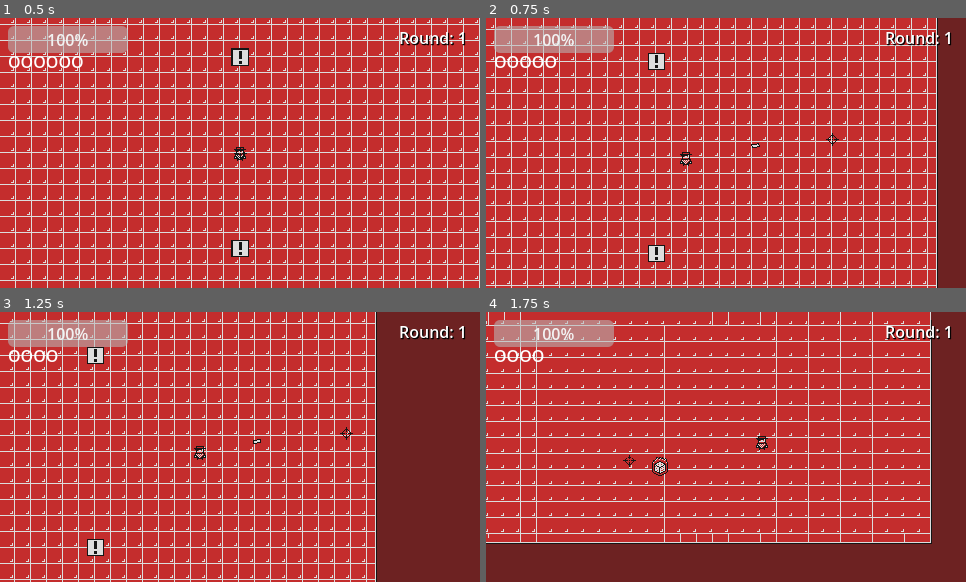
Above: before the commit, frames 1-4 (two rows, left to right).
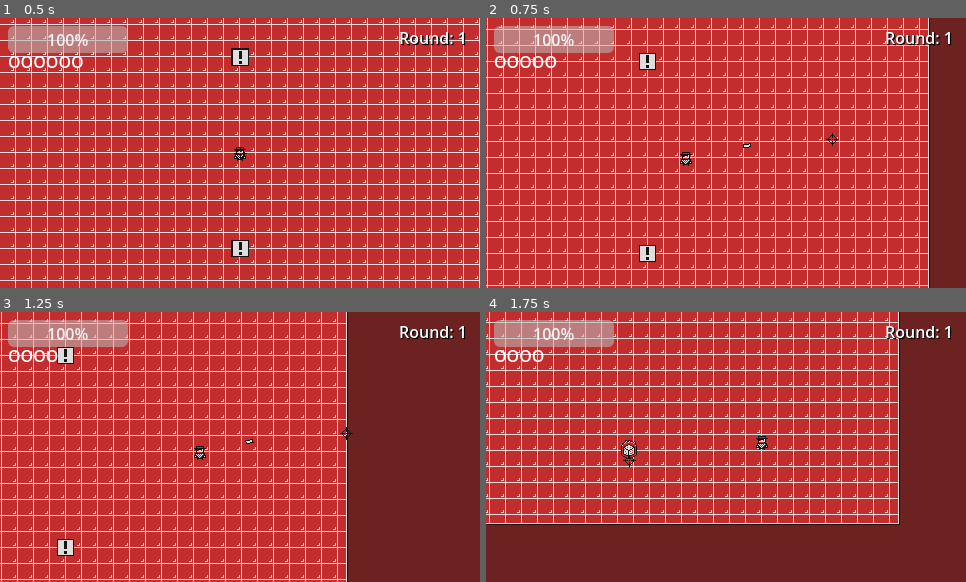
Above: after the commit, the same moments.

Repository: saffron247/lnd-casino
Game: Godot game, scene res://scenes/screens/screen_master.tscn
The game is run twice, just before and just after one commit, with the same random seed, the same clock (stepped at 60 frames per second) and the same inputs.
Inputs (mouse positions are in pixels of both pictures, inside the frame that each line leads up to):
- Up to frame 1 (0.5 s): no input
- Up to frame 2 (0.75 s): tap Enter at 0.5 s; move the mouse to (831, 139) at 0.52 s; press the mouse at (831, 139) at 0.53 s; hold D (right) from 0.53 s (still down)
- Up to frame 3 (1.25 s): keep holding D (right)
- Up to frame 4 (1.75 s): move the mouse to (630, 460) at 1.27 s; release D (right) at 1.28 s; release the mouse at (630, 460) at 1.28 s; hold S (down) from 1.28 s (still down); click (630, 460) at 1.35 s

Frame 1 is identical in both runs. In frame 2, 17% of the frame differs, in the area x 0-95%, y 0-100%; in frame 3, 18%; in frame 4, 27%, in the area x 0-93%, y 0-86%.

Commit message:
chip structure and code, examples

Diff:
--- a/project.godot
+++ b/project.godot
@@ -35,11 +35,13 @@
 "res://assets/gui/": "green",
 "res://assets/tilesets/": "pink",
 "res://scenes/": "teal",
+"res://scenes/chips/": "orange",
 "res://scenes/entities/": "yellow",
 "res://scenes/gui/": "green",
 "res://scenes/rounds/": "blue",
 "res://scenes/screens/": "purple",
 "res://scripts/": "blue",
+"res://scripts/chips/": "orange",
 "res://scripts/entities/": "yellow",
 "res://scripts/gui/": "green",
 "res://scripts/rounds/": "blue",
--- /dev/null
+++ b/scenes/chips/chip.tscn
@@ -0,0 +1,6 @@
+[gd_scene format=3 uid="uid://478yoiv1ym4v"]
+
+[ext_resource type="Script" uid="uid://dylnm0le3vbix" path="res://scripts/chips/chip.gd" id="1_pg7l1"]
+
+[node name="Chip" type="Node2D" unique_id=1764459190]
+script = ExtResource("1_pg7l1")
--- /dev/null
+++ b/scenes/chips/chip_damage_up.tscn
@@ -0,0 +1,7 @@
+[gd_scene format=3 uid="uid://db1i8x24gwlyb"]
+
+[ext_resource type="PackedScene" uid="uid://478yoiv1ym4v" path="res://scenes/chips/chip.tscn" id="1_du1fb"]
+[ext_resource type="Script" uid="uid://bf16qblp1bnb6" path="res://scripts/chips/chip_damage_up.gd" id="2_4golu"]
+
+[node name="ChipDamageUp" unique_id=1764459190 instance=ExtResource("1_du1fb")]
+script = ExtResource("2_4golu")
--- /dev/null
+++ b/scenes/chips/chip_fire_rate_up.tscn
@@ -0,0 +1,7 @@
+[gd_scene format=3 uid="uid://b2o4gvgtc7vmh"]
+
+[ext_resource type="PackedScene" uid="uid://478yoiv1ym4v" path="res://scenes/chips/chip.tscn" id="1_a6d4a"]
+[ext_resource type="Script" uid="uid://dnxlk8mah431f" path="res://scripts/chips/chip_fire_rate_up.gd" id="2_h5mby"]
+
+[node name="ChipFireRateUp" unique_id=1764459190 instance=ExtResource("1_a6d4a")]
+script = ExtResource("2_h5mby")
--- /dev/null
+++ b/scenes/chips/chip_speed_up.tscn
@@ -0,0 +1,7 @@
+[gd_scene format=3 uid="uid://s2x4efby21b1"]
+
+[ext_resource type="PackedScene" uid="uid://478yoiv1ym4v" path="res://scenes/chips/chip.tscn" id="1_0utlf"]
+[ext_resource type="Script" uid="uid://duxpu2bp4ng77" path="res://scripts/chips/chip_speed_up.gd" id="2_7de3f"]
+
+[node name="ChipSpeedUp" unique_id=1764459190 instance=ExtResource("1_0utlf")]
+script = ExtResource("2_7de3f")
--- a/scenes/entities/player.tscn
+++ b/scenes/entities/player.tscn
@@ -46,6 +46,8 @@
 wait_time = 0.2
 one_shot = true
 
+[node name="ActiveChipStack" type="Node2D" parent="." unique_id=1438909640]
+
 [connection signal="area_entered" from="HitArea" to="." method="_on_hit_area_area_entered"]
 [connection signal="timeout" from="ShootTimer" to="." method="_on_shoot_timer_timeout"]
 [connection signal="timeout" from="ReloadTimer" to="." method="_on_reload_timer_timeout"]
--- /dev/null
+++ b/scripts/chips/chip.gd
@@ -0,0 +1,18 @@
+extends Node2D
+class_name Chip
+
+
+var player : Player
+var parent : Node2D
+
+
+@export var full_texture : Texture
+@export var stack_texture : Texture
+
+
+func _ready() -> void:
+	parent = get_parent()
+
+
+func on_removal() -> void:
+	pass
--- /dev/null
+++ b/scripts/chips/chip_damage_up.gd
@@ -0,0 +1,11 @@
+extends Chip
+
+
+func _ready() -> void:
+	super()
+
+	player.damage_multiplier += 0.2
+
+
+func on_removal() -> void:
+	player.damage_multiplier -= 0.2
--- /dev/null
+++ b/scripts/chips/chip_fire_rate_up.gd
@@ -0,0 +1,11 @@
+extends Chip
+
+
+func _ready() -> void:
+	super()
+
+	player.fire_rate_multiplier += 0.2
+
+
+func on_removal() -> void:
+	player.fire_rate_multiplier -= 0.2
--- /dev/null
+++ b/scripts/chips/chip_speed_up.gd
@@ -0,0 +1,11 @@
+extends Chip
+
+
+func _ready() -> void:
+	super()
+
+	player.speed_multiplier += 0.2
+
+
+func on_removal() -> void:
+	player.speed_multiplier -= 0.2
--- a/scripts/entities/player.gd
+++ b/scripts/entities/player.gd
@@ -18,18 +18,31 @@
 }
 
 
+# CONSTANTS
+const TIME_BETWEEN_SHOTS = 0.5
+const BASE_SPEED = 120
+
+
 # PRELOADED SCENES
 const BulletScn = preload("res://scenes/entities/player_bullet.tscn")
 
 
 # VARIABLES
 var state := State.FREE  ## Current state.
-var base_speed = 150  ## Base movement speed.
+
 var max_health = 10  ## Maximum health.
 var health = max_health  ## Current health.
 var is_invincible = false  ## True if the player can't take damage.
 var max_ammo = 6  ## Maximum ammo.
 var ammo = max_ammo  ## Current ammo.
+
+var damage_multiplier = 1
+var fire_rate_multiplier = 1
+var speed_multiplier = 1
+
+var chip_stack := []
+var max_chips := 3
+
 @onready var screen_size := get_viewport_rect().size  ## Screen size.
 
 
@@ -40,6 +53,11 @@
 
 	health_updated.emit(max_health, max_health)
 	ammo_updated.emit(max_ammo)
+
+	var ChipSpeedScn = load("res://scenes/chips/chip_speed_up.tscn") # TEMP
+	for i in range(0, 3): # TEMP
+		var chip_speed_up = ChipSpeedScn.instantiate(); # TEMP
+		add_chip_to_stack(chip_speed_up) # TEMP
 
 
 ## Triggers on screen resize; ensures attacks are directed correctly.
@@ -62,7 +80,7 @@
 		shoot()
 
 	var input_direction = Input.get_vector("left", "right", "up", "down")
-	velocity = input_direction * base_speed
+	velocity = input_direction.normalized() * (BASE_SPEED * speed_multiplier)
 	move_and_slide()
 
 
@@ -74,7 +92,7 @@
 
 	match new_state:
 		State.SHOOT:
-			$ShootTimer.start()
+			$ShootTimer.start(TIME_BETWEEN_SHOTS / fire_rate_multiplier)
 		State.RELOAD:
 			$ReloadTimer.start()
 
@@ -91,6 +109,7 @@
 	var bullet := BulletScn.instantiate()
 	bullet.direction = attack_direction
 	bullet.position = position + (attack_direction * 10.0)
+	bullet.damage *= damage_multiplier
 	add_sibling(bullet)
 
 	ammo -= 1
@@ -102,6 +121,13 @@
 	ammo = max_ammo
 	ammo_updated.emit(ammo)
 	update_state(State.FREE)
+
+
+# CHIP MANAGEMENT METHODS
+func add_chip_to_stack(chip: Chip):
+	chip.player = self
+	chip_stack.push_front(chip)
+	$ActiveChipStack.add_child(chip) # TEMP
 
 
 # SIGNALS
Not shown, added: scripts/chips/chip.gd.uid
Not shown, added: scripts/chips/chip_damage_up.gd.uid
Not shown, added: scripts/chips/chip_fire_rate_up.gd.uid
Not shown, added: scripts/chips/chip_speed_up.gd.uid
